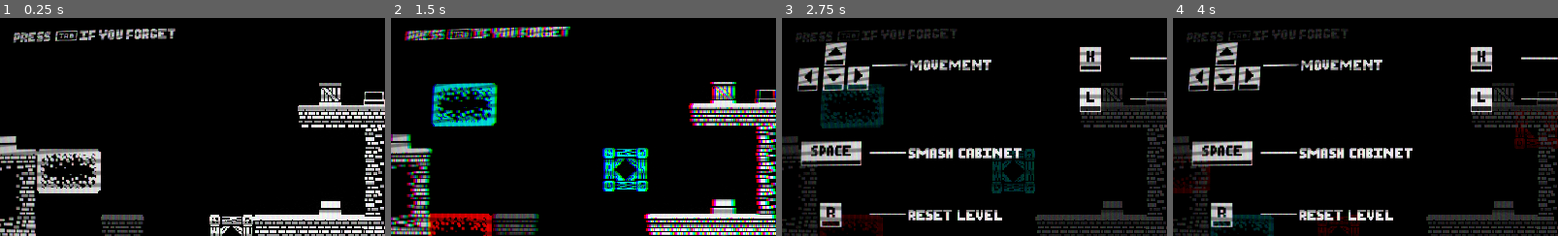
Above: before the commit, frames 1-4 (left to right).
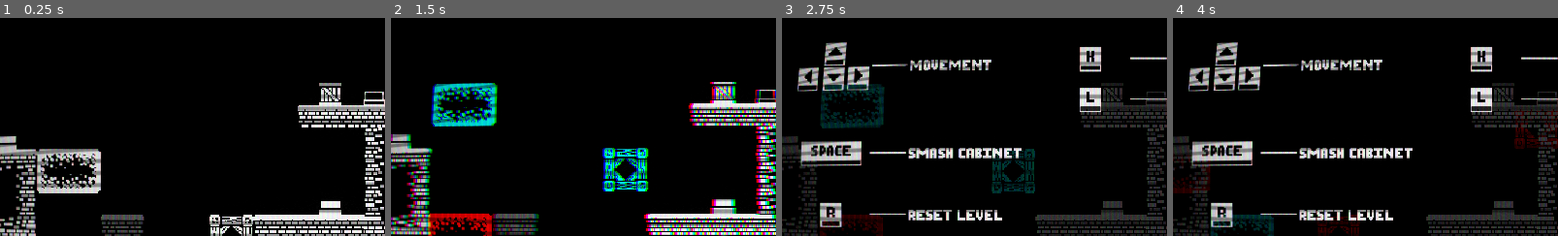
Above: after the commit, the same moments.

Repository: Shrimpsnail/Chroma-Dungeon
Game: Godot game, scene res://level3.5.tscn
The game is run twice, just before and just after one commit, with the same random seed, the same clock (stepped at 60 frames per second) and the same inputs. This scene is started directly instead of the project's main scene. Sound files missing from this copy of the repository are replaced by a short silence.
Inputs:
- Up to frame 1 (0.25 s): no input
- Up to frame 2 (1.5 s): tap Enter (ui_accept) at 0.5 s; hold Tab (controls) 0.53-1.28 s; hold Right (right) from 0.53 s (still down); tap Up (jump) at 0.77 s; tap Space (smash) at 1.35 s
- Up to frame 3 (2.75 s): tap Up (jump) at 1.52 s; release Right (right) at 2.03 s; hold Left (left) from 2.03 s (still down); hold Tab (controls) from 2.03 s (still down)
- Up to frame 4 (4 s): release Left (left) at 2.78 s; release Tab (controls) at 2.78 s; hold Right (right) from 2.78 s (still down); tap Space (smash) at 2.85 s; tap Up (jump) at 3.02, 3.77 s; hold Tab (controls) from 3.53 s (still down)
The pictures show only the part of the screen within x 7-57%, y 10-60%; the shares and areas given below are measured in that part.

The runs differ from the first frame. In frame 1, 1.5% of the frame differs, in the area x 3-46%, y 4-12%; in frame 2, 2.0%, in the area x 3-47%, y 3-11%; in frame 3, 0.8%; in frame 4, 0.8%.

Commit message:
an entire level was missing lad

Diff:
--- a/level2.5.tscn
+++ b/level2.5.tscn
@@ -633,7 +633,7 @@
 
 	if(red and blue and green):
 		Globals.musicProgress  = music.get_playback_position()
-		var next_scene = load(\"res://level4.tscn\").instantiate()
+		var next_scene = load(\"res://level3.5.tscn\").instantiate()
 		get_tree().root.add_child(next_scene)
 		get_tree().set_current_scene(next_scene)
 		get_node(\"/root/lvl3,5\").free()
--- a/level3.5.tscn
+++ b/level3.5.tscn
@@ -989,6 +989,7 @@
 bus = &"Music"
 
 [node name="press" type="Node2D" parent="."]
+visible = false
 position = Vector2(391, 58)
 script = ExtResource("24_ym0rx")
 
Not shown, added: html/chroma_dungeon.html
Not shown, changed: html/chroma_dungeon.pck
Not shown, changed: windows/chroma_dungeon.pck
